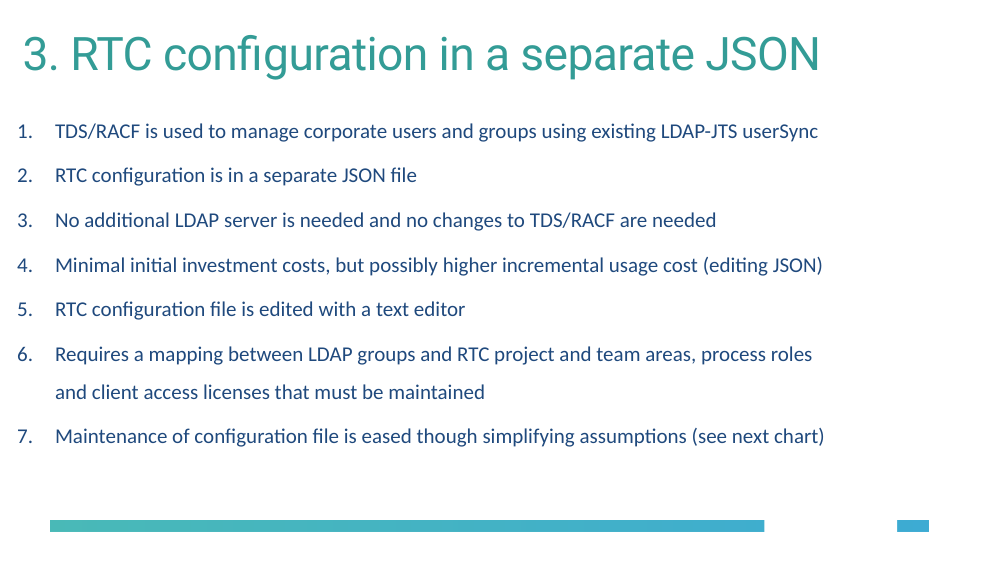
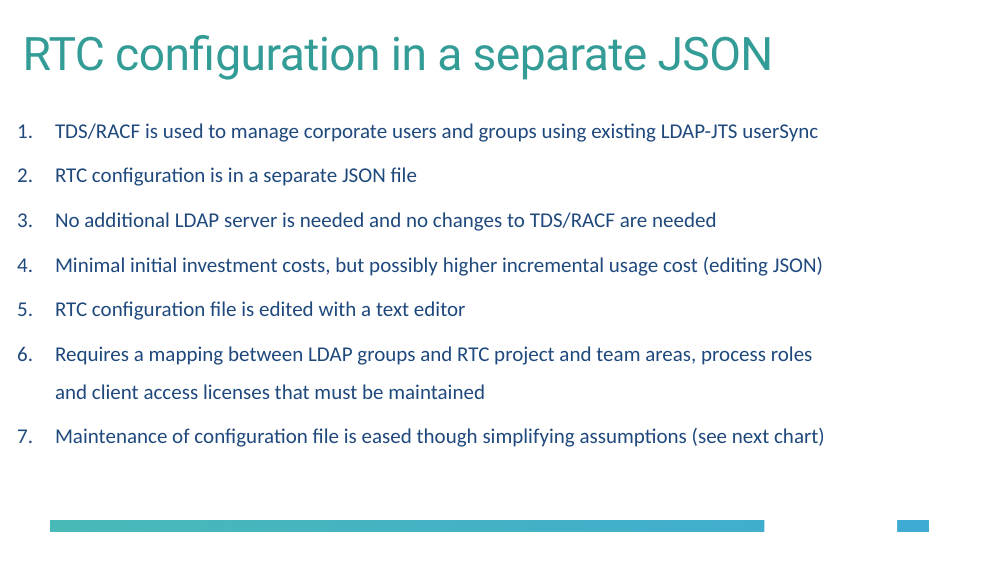
Before and after one commit to jamsden/CE4IoTConnector, a slide deck: slide 6 of LDAP-RTC-Sync/docs/LDAP-RTCSync.pptx. Drawn at 1008x567 pixels with LibreOffice and Linux fonts; fonts in the diff are those of the drawing; background and template pictures are left out. Boxes give left, top, right and bottom in pixels: in the first picture for what was removed or moved away, otherwise in the second. Text is boxed around its words. In the diff, an @@ line names an element or a change of style, - is before the commit and + after.

```diff
--- a/LDAP-RTC-Sync/docs/LDAP-RTCSync.pptx
+++ b/LDAP-RTC-Sync/docs/LDAP-RTCSync.pptx
@@ title at (23,35,774,80): text changed @@
-3. RTC configuration in a separate JSON
+RTC configuration in a separate JSON
```
Also in this commit, not shown: 5 other slides changed, 9 other files.
